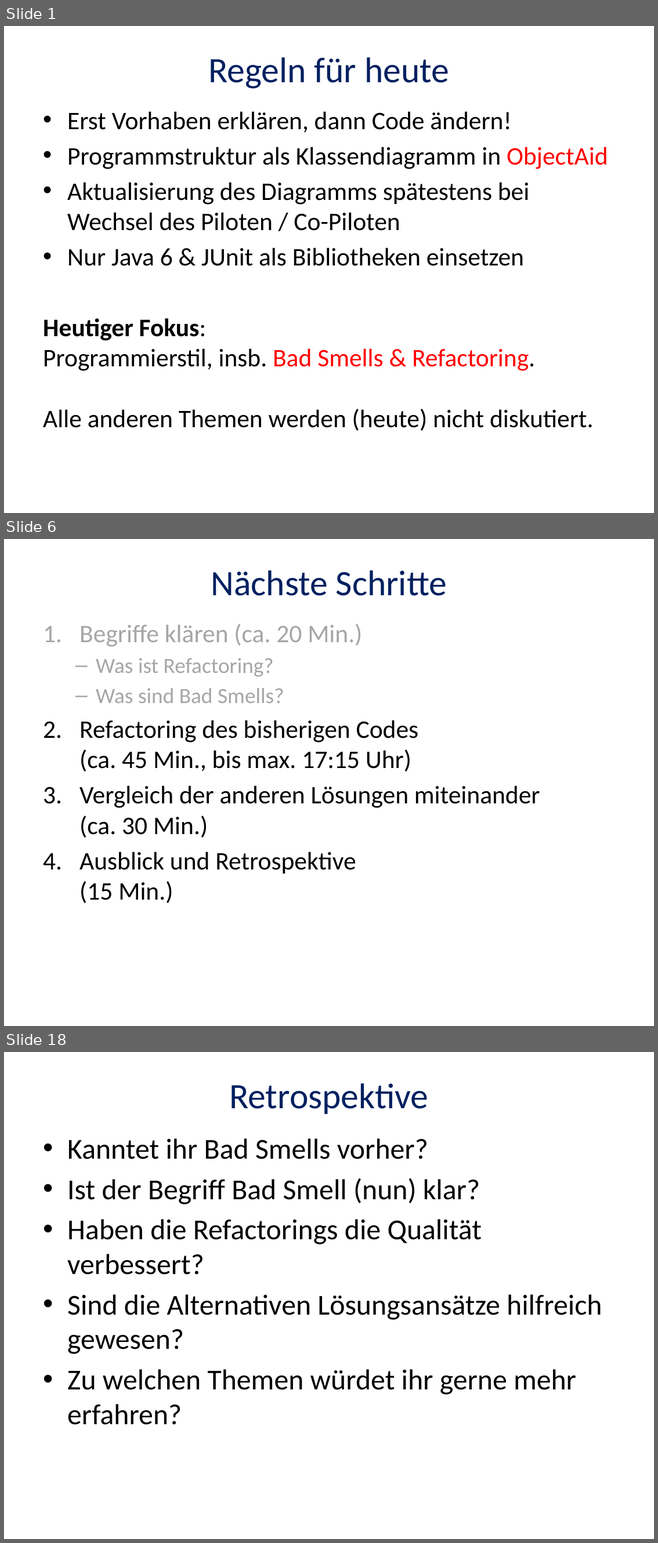
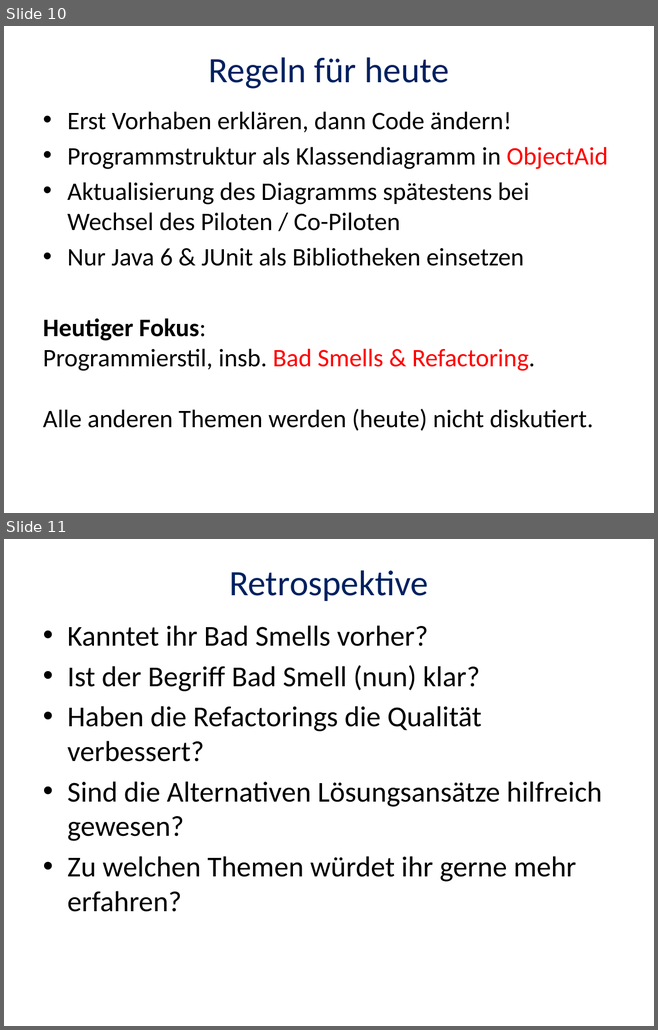
Before and after one commit to itbastian/CodingDojoDPA, a slide deck: Observer/Coding-Dojo-2015-05-06.pptx. Shown one above the other, each under a label of ours: slides 1, 6 and 18 before the commit, slides 10 and 11 after it; the slides between them are not shown. The pictures are 658x1543 and 658x1030 pixels, drawn with LibreOffice and Linux fonts; fonts in the diff are those of the drawing. Boxes give left, top, right and bottom in pixels: in the first picture for what was removed or moved away, otherwise in the second. Text is boxed around its words. In the diff, an @@ line names an element or a change of style, - is before the commit and + after.

```diff
--- a/Observer/Coding-Dojo-2015-05-06.pptx
+++ b/Observer/Coding-Dojo-2015-05-06.pptx
@@ slide 6 removed at (4, 539, 654, 1026), background #FFFFFF @@
@@ title removed at (210, 570, 447, 596) @@
-Nächste Schritte
@@ text removed at (79, 624, 540, 903) @@
-1. Begriffe klären (ca. 20 Min.)
-  – Was ist Refactoring?
-  – Was sind Bad Smells?
-2. Refactoring des bisherigen Codes
-   (ca. 45 Min., bis max. 17:15 Uhr)
-3. Vergleich der anderen Lösungen miteinander
-   (ca. 30 Min.)
-4. Ausblick und Retrospektive
-   (15 Min.)
@@ what was slide 1 is now slide 10 @@
@@ what was slide 18 is now slide 11 @@
```
Also in this commit, not shown: 1 slide changed, 8 slides added, 14 other slides removed, 2 other files.
